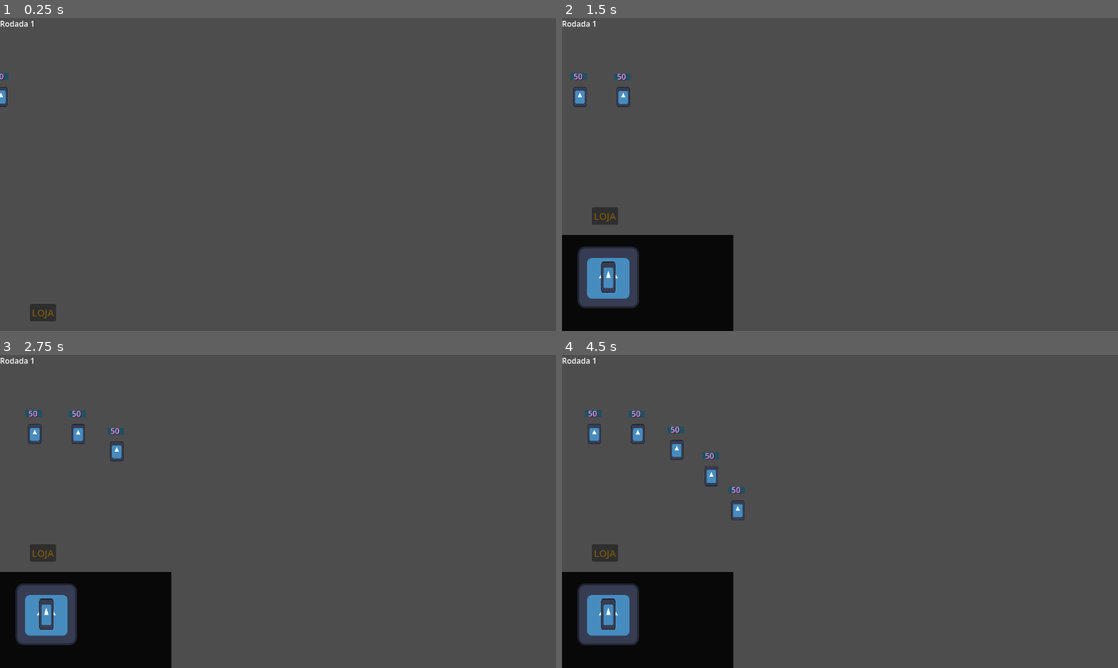
Above: before the commit, frames 1-4 (two rows, left to right).
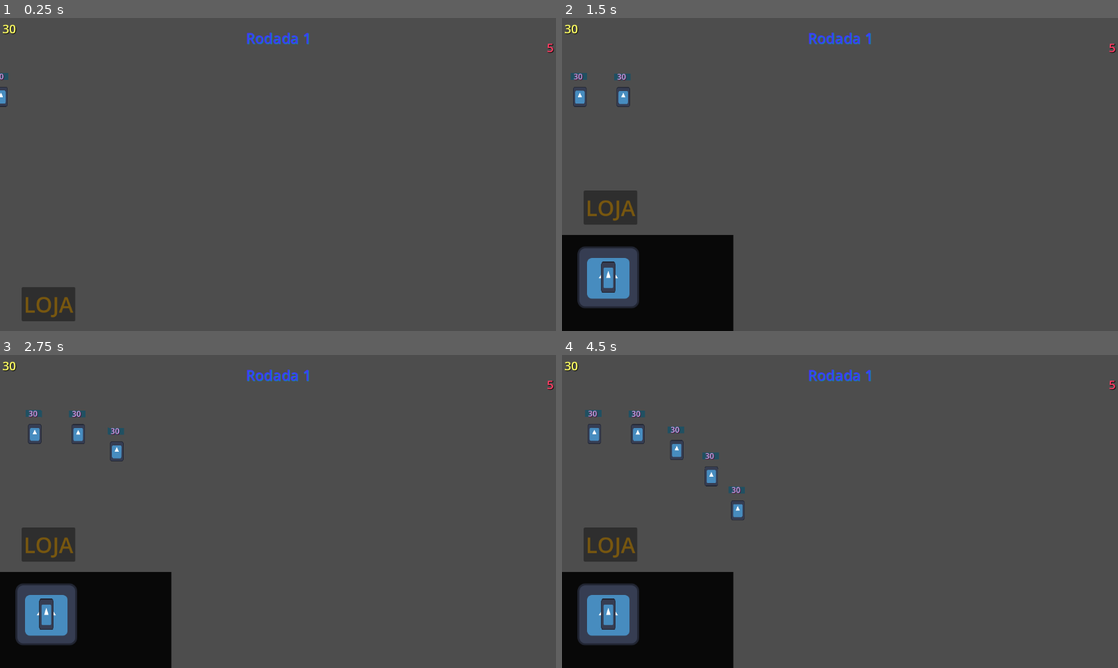
Above: after the commit, the same moments.

Repository: vnvnpa/power-defense-game-jam
Game: Godot game, scene res://cenas/primaria.tscn
Two runs of this game, one before a commit and one after it. Both use one fixed random seed, a clock stepped at 60 frames per second and the inputs below. The project has no main scene, so this scene is started directly. The engine's default icon, where the game draws it, is replaced by a stand-in: a white triangle on a blue panel in a dark square.
Inputs (mouse positions are in pixels of both pictures, inside the frame that each line leads up to):
- Up to frame 1 (0.25 s): no input
- Up to frame 2 (1.5 s): click "LOJA" at 0.5 s; click (606, 277) at 1.25 s
- Up to frame 3 (2.75 s): click (44, 614) at 2 s
- Up to frame 4 (4.5 s): click "LOJA" at 2.75 s; click "LOJA" at 3.5 s; click (606, 614) at 4.25 s

The runs differ from the first frame. In frame 1, 1.2% of the frame differs, in the area x 0-100%, y 0-97%; in frame 2, 1.2%; in frame 3, 1.2%; in frame 4, 1.3%, in the area x 0-100%, y 0-66%.

Commit message:
V:0.3
adicionei tela de morte, moedas e funcionalidade ao morrer, tbm um autoload.

Diff:
--- /dev/null
+++ b/torre-defense/cenas/ControleTudo,hub.tscn
@@ -0,0 +1,39 @@
+[gd_scene format=3 uid="uid://bv6y1ckpdqb5i"]
+
+[ext_resource type="Script" uid="uid://dfhkj5no8sjwk" path="res://script/controle_tudo,hub.gd" id="1_ucigx"]
+
+[node name="hubMoedaseVida" type="CanvasLayer" unique_id=402603602]
+script = ExtResource("1_ucigx")
+
+[node name="MarginContainer" type="MarginContainer" parent="." unique_id=959610403]
+anchors_preset = 15
+anchor_right = 1.0
+anchor_bottom = 1.0
+grow_horizontal = 2
+grow_vertical = 2
+mouse_filter = 2
+theme_override_constants/margin_left = 5
+theme_override_constants/margin_top = 5
+theme_override_constants/margin_right = 5
+theme_override_constants/margin_bottom = 5
+
+[node name="VBoxContainer" type="VBoxContainer" parent="MarginContainer" unique_id=447898459]
+layout_mode = 2
+mouse_filter = 2
+
+[node name="coinLabel" type="Label" parent="MarginContainer/VBoxContainer" unique_id=84572974]
+layout_mode = 2
+theme_override_colors/font_color = Color(1, 1, 0.3882353, 1)
+theme_override_colors/font_shadow_color = Color(0, 0, 0, 0.9607843)
+theme_override_colors/font_outline_color = Color(0, 0.06666667, 0.14901961, 0.83137256)
+theme_override_font_sizes/font_size = 25
+text = "gg"
+
+[node name="vidaLabel" type="Label" parent="MarginContainer/VBoxContainer" unique_id=752222358]
+layout_mode = 2
+size_flags_horizontal = 8
+theme_override_colors/font_color = Color(1, 0.23921569, 0.3882353, 1)
+theme_override_colors/font_shadow_color = Color(0, 0, 0, 0.9607843)
+theme_override_colors/font_outline_color = Color(0, 0.06666667, 0.14901961, 0.83137256)
+theme_override_font_sizes/font_size = 25
+text = "gg"
--- a/torre-defense/cenas/atiradores.tscn
+++ b/torre-defense/cenas/atiradores.tscn
@@ -13,7 +13,6 @@
 [node name="Node2D" type="Node2D" unique_id=677093148]
 script = ExtResource("1_efhil")
 projetil_scene = ExtResource("2_6stsi")
-life = 10
 
 [node name="Icon" type="Sprite2D" parent="." unique_id=1688763858]
 scale = Vector2(0.23242188, 0.5078125)
--- /dev/null
+++ b/torre-defense/cenas/avisoInvalido.tscn
@@ -0,0 +1,34 @@
+[gd_scene format=3 uid="uid://ix8tss3yf4ao"]
+
+[ext_resource type="Script" uid="uid://sr3gy38qpame" path="res://script/aviso_invalido.gd" id="1_y0hon"]
+
+[node name="Node2D" type="Control" unique_id=617731622]
+layout_mode = 3
+anchors_preset = 15
+anchor_right = 1.0
+anchor_bottom = 1.0
+grow_horizontal = 2
+grow_vertical = 2
+mouse_filter = 2
+script = ExtResource("1_y0hon")
+
+[node name="Label" type="Label" parent="." unique_id=2054151210]
+layout_mode = 1
+anchors_preset = 8
+anchor_left = 0.5
+anchor_top = 0.5
+anchor_right = 0.5
+anchor_bottom = 0.5
+offset_left = -70.0
+offset_top = -11.5
+offset_right = 70.0
+offset_bottom = 11.5
+grow_horizontal = 2
+grow_vertical = 2
+size_flags_horizontal = 4
+size_flags_vertical = 8
+theme_override_colors/font_color = Color(0.588046, 1.8650666e-06, 3.3691526e-07, 1)
+theme_override_colors/font_shadow_color = Color(0.67058825, 0.42352942, 0, 1)
+theme_override_colors/font_outline_color = Color(0, 0, 0, 1)
+theme_override_font_sizes/font_size = 50
+text = "AÇÃO INVÁLIDA!!!!"
--- a/torre-defense/cenas/loja.tscn
+++ b/torre-defense/cenas/loja.tscn
@@ -70,12 +70,13 @@
 anchors_preset = 2
 anchor_top = 1.0
 anchor_bottom = 1.0
-offset_left = 62.0
-offset_top = 552.0
-offset_right = 116.0
+offset_left = 45.0
+offset_top = 517.0
+offset_right = 156.0
 offset_bottom = 588.0
 grow_vertical = 0
 theme = SubResource("Theme_xrivr")
+theme_override_font_sizes/font_size = 45
 text = "LOJA"
 
 [connection signal="pressed" from="Control/TextureButton" to="." method="_on_texture_button_pressed"]
--- /dev/null
+++ b/torre-defense/cenas/menuMorte.tscn
@@ -0,0 +1,98 @@
+[gd_scene format=3 uid="uid://cec6h86860yf"]
+
+[ext_resource type="Theme" uid="uid://5vaghdugc6ib" path="res://themas/butonDeMorte.tres" id="1_2rmge"]
+[ext_resource type="Script" uid="uid://b56usntnfjna3" path="res://script/menu_morte.gd" id="1_jobrb"]
+
+[sub_resource type="StyleBoxEmpty" id="StyleBoxEmpty_qoqf6"]
+
+[sub_resource type="StyleBoxFlat" id="StyleBoxFlat_2rmge"]
+bg_color = Color(0, 0.41960785, 1, 1)
+
+[sub_resource type="StyleBoxEmpty" id="StyleBoxEmpty_tmmit"]
+
+[sub_resource type="StyleBoxEmpty" id="StyleBoxEmpty_jobrb"]
+
+[sub_resource type="StyleBoxEmpty" id="StyleBoxEmpty_2rmge"]
+
+[node name="MENUMORTE" type="CanvasLayer" unique_id=842605956]
+process_mode = 2
+script = ExtResource("1_jobrb")
+
+[node name="ColorRect" type="ColorRect" parent="." unique_id=1684854650]
+anchors_preset = 15
+anchor_right = 1.0
+anchor_bottom = 1.0
+grow_horizontal = 2
+grow_vertical = 2
+color = Color(0.10980392, 0.10980392, 0.10980392, 0.7921569)
+
+[node name="MarginContainer" type="MarginContainer" parent="." unique_id=1384924727]
+anchors_preset = 15
+anchor_right = 1.0
+anchor_bottom = 1.0
+grow_horizontal = 2
+grow_vertical = 2
+theme_override_constants/margin_top = 40
+
+[node name="VBoxContainer" type="VBoxContainer" parent="MarginContainer" unique_id=1572096561]
+layout_mode = 2
+size_flags_horizontal = 4
+size_flags_vertical = 4
+theme_override_constants/separation = 35
+
+[node name="re_zero" type="Button" parent="MarginContainer/VBoxContainer" unique_id=2065128059]
+layout_mode = 2
+size_flags_horizontal = 4
+size_flags_vertical = 4
+theme = ExtResource("1_2rmge")
+theme_override_constants/outline_size = 8
+theme_override_styles/normal = SubResource("StyleBoxEmpty_qoqf6")
+theme_override_styles/pressed = SubResource("StyleBoxFlat_2rmge")
+theme_override_styles/hover = SubResource("StyleBoxEmpty_tmmit")
+theme_override_styles/disabled = SubResource("StyleBoxEmpty_jobrb")
+theme_override_styles/focus = SubResource("StyleBoxEmpty_2rmge")
+text = "re:zero"
+
+[node name="menu" type="Button" parent="MarginContainer/VBoxContainer" unique_id=536898276]
+layout_mode = 2
+size_flags_horizontal = 4
+size_flags_vertical = 4
+theme = ExtResource("1_2rmge")
+theme_override_constants/outline_size = 8
+theme_override_styles/normal = SubResource("StyleBoxEmpty_qoqf6")
+theme_override_styles/pressed = SubResource("StyleBoxFlat_2rmge")
+theme_override_styles/hover = SubResource("StyleBoxEmpty_tmmit")
+theme_override_styles/disabled = SubResource("StyleBoxEmpty_jobrb")
+theme_override_styles/focus = SubResource("StyleBoxEmpty_2rmge")
+text = "menu"
+
+[node name="sair do jogo" type="Button" parent="MarginContainer/VBoxContainer" unique_id=100089865]
+layout_mode = 2
+size_flags_horizontal = 4
+size_flags_vertical = 4
+theme = ExtResource("1_2rmge")
+theme_override_constants/outline_size = 8
+theme_override_styles/normal = SubResource("StyleBoxEmpty_qoqf6")
+theme_override_styles/pressed = SubResource("StyleBoxFlat_2rmge")
+theme_override_styles/hover = SubResource("StyleBoxEmpty_tmmit")
+theme_override_styles/disabled = SubResource("StyleBoxEmpty_jobrb")
+theme_override_styles/focus = SubResource("StyleBoxEmpty_2rmge")
+text = "sair do jogo"
+
+[node name="Label" type="Label" parent="MarginContainer" unique_id=636104744]
+layout_mode = 2
+size_flags_horizontal = 4
+size_flags_vertical = 0
+theme_override_colors/font_color = Color(1, 0.047058824, 0.06666667, 1)
+theme_override_constants/line_spacing = 40
+theme_override_constants/paragraph_spacing = 4
+theme_override_constants/shadow_offset_x = 30
+theme_override_constants/shadow_offset_y = 30
+theme_override_constants/outline_size = 20
+theme_override_constants/shadow_outline_size = 94
+theme_override_font_sizes/font_size = 50
+text = "VOCÊ PERDEU! ! !"
+
+[connection signal="pressed" from="MarginContainer/VBoxContainer/re_zero" to="." method="_on_re_zero_pressed"]
+[connection signal="pressed" from="MarginContainer/VBoxContainer/menu" to="." method="_on_menu_pressed"]
+[connection signal="pressed" from="MarginContainer/VBoxContainer/sair do jogo" to="." method="_on_sair_do_jogo_pressed"]
--- a/torre-defense/cenas/primaria.tscn
+++ b/torre-defense/cenas/primaria.tscn
@@ -2,6 +2,7 @@
 
 [ext_resource type="Script" uid="uid://drey5xjoh884h" path="res://script/primaria.gd" id="1_ktc6x"]
 [ext_resource type="Script" uid="uid://cxa4efqsu0k4j" path="res://script/path_follow_2d.gd" id="1_w75ji"]
+[ext_resource type="PackedScene" uid="uid://bv6y1ckpdqb5i" path="res://cenas/ControleTudo,hub.tscn" id="4_7urru"]
 [ext_resource type="PackedScene" uid="uid://cxxpc1nss8vjp" path="res://cenas/loja.tscn" id="4_ktc6x"]
 
 [sub_resource type="Curve2D" id="Curve2D_w75ji"]
@@ -12,6 +13,8 @@
 
 [node name="Node2D" type="Node2D" unique_id=1939666864]
 script = ExtResource("1_ktc6x")
+
+[node name="CanvasLayer" parent="." unique_id=402603602 instance=ExtResource("4_7urru")]
 
 [node name="Path2D" type="Path2D" parent="." unique_id=1369968415]
 position = Vector2(33, -87)
@@ -25,8 +28,16 @@
 script = ExtResource("1_w75ji")
 
 [node name="Rodada" type="Label" parent="." unique_id=1564613674]
-offset_right = 40.0
-offset_bottom = 23.0
+anchors_preset = 15
+anchor_right = 1.0
+anchor_bottom = 1.0
+grow_horizontal = 2
+grow_vertical = 2
+size_flags_vertical = 0
+theme_override_colors/font_color = Color(0.23529412, 0.23137255, 1, 1)
+theme_override_colors/font_shadow_color = Color(0, 0.60784316, 0.7529412, 0.88235295)
+theme_override_colors/font_outline_color = Color(0, 0, 0, 1)
+theme_override_font_sizes/font_size = 30
 
 [node name="Control" parent="." unique_id=1785222013 instance=ExtResource("4_ktc6x")]
 anchors_preset = 2
--- a/torre-defense/project.godot
+++ b/torre-defense/project.godot
@@ -13,6 +13,10 @@
 config/name="torre defense"
 config/features=PackedStringArray("4.7", "Forward Plus")
 config/icon="res://icon.svg"
+
+[autoload]
+
+ControleDeTudo="*uid://bbaxt47bq61xk"
 
 [display]
 
--- a/torre-defense/script/atiradores.gd
+++ b/torre-defense/script/atiradores.gd
@@ -6,7 +6,7 @@
 @export var projetil_scene: PackedScene
 @export var cadencia: float = 1.0
 @export var velocidade_projetil: float = 400.0
-@export var life: int = 50
+@export var life: int = 30
 
 
 @onready var area_alcance: Area2D = $are
@@ -24,6 +24,7 @@
 	area_alcance.area_entered.connect(_on_inimigo_entrou)
 	area_alcance.area_exited.connect(_on_inimigo_saiu)
 	area_de_receber_b_.monitorable = false
+
 
 func _process(_delta):
 	if arrastando:
@@ -82,3 +83,4 @@
 func colocar():
 	area_de_receber_b_.monitorable = true
 	arrastando = false
+	ControleDeTudo.coin -= 10
--- /dev/null
+++ b/torre-defense/script/aviso_invalido.gd
@@ -0,0 +1,10 @@
+extends Control
+@onready var label: Label = $Label
+
+func _ready() -> void:
+	for i in range(0, 4, 1):
+		await get_tree().create_timer(0.4).timeout
+		label.visible = false
+		await get_tree().create_timer(0.4).timeout
+		label.visible = true
+	queue_free()
--- a/torre-defense/script/control.gd
+++ b/torre-defense/script/control.gd
@@ -19,6 +19,10 @@
 @export var atirador_scene: PackedScene  # arrasta a cena da torre aqui no Inspector
 
 func _on_texture_button_pressed() -> void:
-	var torre = atirador_scene.instantiate()
-	get_tree().current_scene.add_child(torre)
-	torre.global_position = get_global_mouse_position()
+	if ControleDeTudo.coin >= 10:
+		var torre = atirador_scene.instantiate()
+		get_tree().current_scene.add_child(torre)
+		torre.global_position = get_global_mouse_position()
+
+	else:
+		ControleDeTudo.invalido.emit()
--- /dev/null
+++ b/torre-defense/script/controleDeTudo.gd
@@ -0,0 +1,36 @@
+extends CanvasLayer
+
+const AVISO_INVALIDO = preload("uid://ix8tss3yf4ao")
+const MENU_MORTE = preload("uid://cec6h86860yf")
+
+var coin = 30
+var esmeralda
+signal invalido
+signal theEnd
+
+var vida = 5
+var jogo_acabou: bool = false
+var cenaAtual: String
+
+func _ready() -> void:
+	invalido.connect(criarfilhoInvalido)
+
+func perder_vida(dano):
+	vida -= dano
+	if vida <= 0 and not jogo_acabou:
+		fim_de_jogo()
+
+func fim_de_jogo():
+	jogo_acabou = true
+	theEnd.emit()
+	cenaAtual = get_tree().current_scene.scene_file_path
+	get_tree().paused = true
+	add_child(MENU_MORTE.instantiate())
+
+func resetar_estado():
+	vida = 5
+	jogo_acabou = false
+	coin = 30
+
+func criarfilhoInvalido():
+	add_child(AVISO_INVALIDO.instantiate())
--- /dev/null
+++ b/torre-defense/script/controle_tudo,hub.gd
@@ -0,0 +1,13 @@
+extends CanvasLayer
+
+@onready var coin_label: Label = $MarginContainer/VBoxContainer/coinLabel
+@onready var vida_label: Label = $MarginContainer/VBoxContainer/vidaLabel
+
+
+func _ready() -> void:
+	pass
+
+
+func _physics_process(delta: float) -> void:
+	coin_label.text = str(ControleDeTudo.coin)
+	vida_label.text = str(ControleDeTudo.vida)
--- /dev/null
+++ b/torre-defense/script/menu_morte.gd
@@ -0,0 +1,21 @@
+extends CanvasLayer
+
+func _ready():
+	process_mode = Node.PROCESS_MODE_ALWAYS
+
+func _on_re_zero_pressed() -> void:
+	get_tree().paused = false
+	ControleDeTudo.resetar_estado()
+	queue_free()
+	get_tree().change_scene_to_file(ControleDeTudo.cenaAtual)
+
+func _on_menu_pressed() -> void:
+	get_tree().paused = false
+	ControleDeTudo.resetar_estado()
+	queue_free()
+	get_tree().change_scene_to_file("res://cenas/menu.tscn")
+
+func _on_sair_do_jogo_pressed() -> void:
+	get_tree().paused = false
+	queue_free()
+	get_tree().quit()
--- a/torre-defense/script/path_follow_2d.gd
+++ b/torre-defense/script/path_follow_2d.gd
@@ -6,6 +6,8 @@
 
 func _process(delta):
 	progress += velocidade * delta
-
+	if progress_ratio >= 1.0:
+		ControleDeTudo.perder_vida(1)
+		queue_free()
 	if progress_ratio >= 1.0:
 		queue_free()
--- a/torre-defense/script/primaria.gd
+++ b/torre-defense/script/primaria.gd
@@ -27,7 +27,15 @@
 @export var tempo_max_entre_rodadas: float = 8.0
 
 
+
 func _ready():
+	var largura = get_viewport().get_visible_rect().size.x
+
+	Rodada.position.x = (largura - Rodada.size.x) / 2
+	Rodada.position.y = 20 # 20 pixels abaixo do topo
+
+
+
 	path_follow_original.set_process(false)
 	await iniciar_rodadas()
 
--- a/torre-defense/script/slime.gd
+++ b/torre-defense/script/slime.gd
@@ -4,7 +4,7 @@
 @onready var color_rect: ColorRect = $ColorRect
 
 var posicao_x_anterior: float = 0.0
-var life = 50
+var life = 30
 
 func _ready():
 	posicao_x_anterior = global_position.x
@@ -19,4 +19,5 @@
 	life -= dano
 	vida.text = str(life)
 	if life <= 0:
-		queue_free()
+		ControleDeTudo.coin += 1
+		get_parent().queue_free()
--- /dev/null
+++ b/torre-defense/themas/butonDeMorte.tres
@@ -0,0 +1,10 @@
+[gd_resource type="Theme" format=3 uid="uid://5vaghdugc6ib"]
+
+[resource]
+Button/colors/font_color = Color(0.15294118, 0.13333334, 0.8745098, 1)
+Button/colors/font_disabled_color = Color(0.02018252, 0.074732356, 0.12572226, 1)
+Button/colors/font_focus_color = Color(1, 0.70980394, 0.9490196, 1)
+Button/colors/font_hover_color = Color(0.47346193, 0.5738972, 0.9821865, 1)
+Button/colors/font_hover_pressed_color = Color(1, 0.47843137, 1, 1)
+Button/colors/font_pressed_color = Color(0.6, 0.8862745, 1, 1)
+Button/font_sizes/font_size = 35
Not shown, added: torre-defense/script/aviso_invalido.gd.uid
Not shown, added: torre-defense/script/controleDeTudo.gd.uid
Not shown, added: torre-defense/script/controle_tudo,hub.gd.uid
Not shown, added: torre-defense/script/menu_morte.gd.uid
